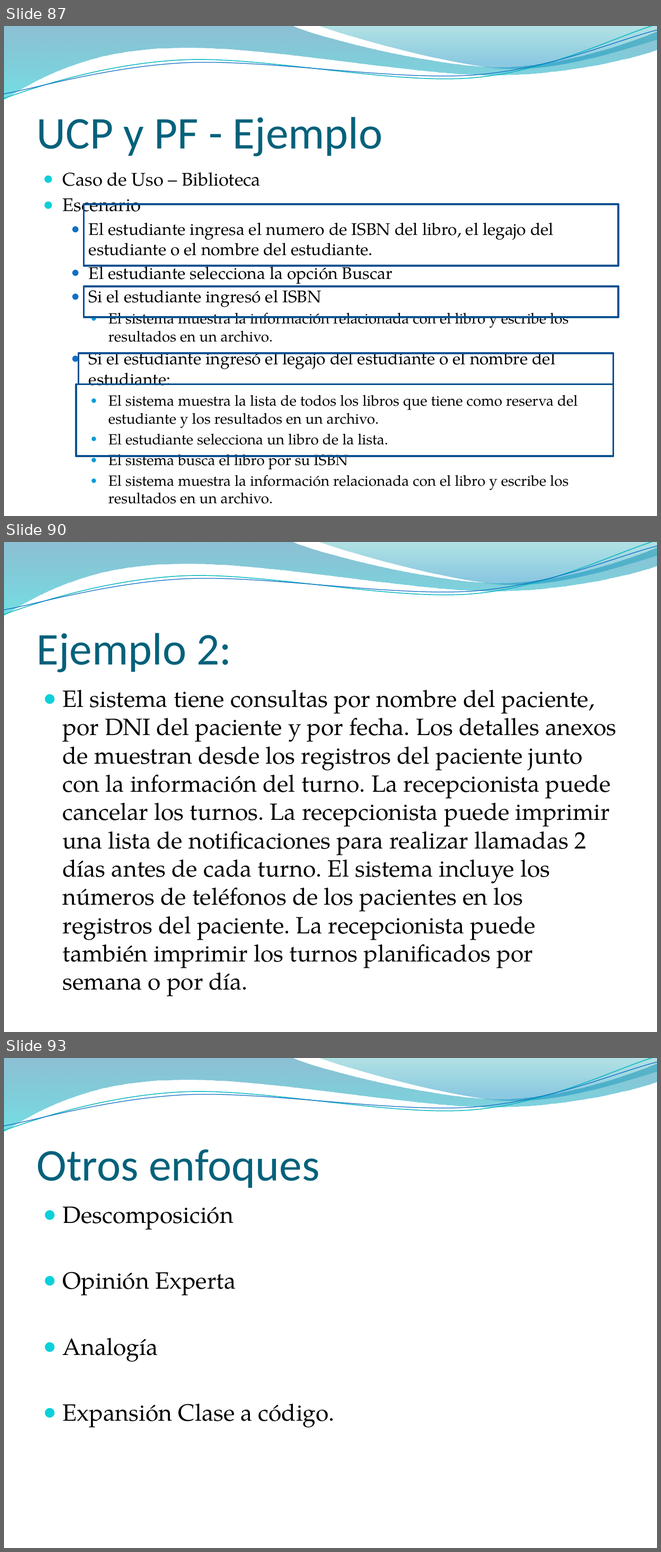
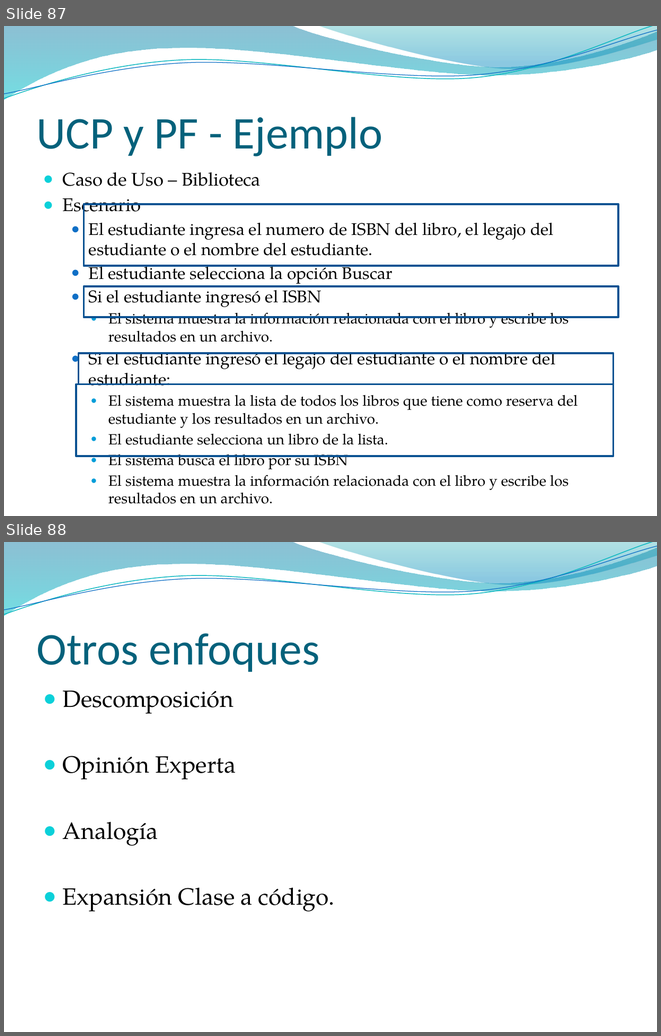
Before and after one commit to giopetterin/UADER---Metricas-de-Software, a slide deck: Presentaciones/04. Medicion de Atributos Internos del Producto.pptx. Shown one above the other, each under a label of ours: slides 87, 90 and 93 before the commit, slides 87 and 88 after it; the slides between them are not shown. The pictures are 661x1552 and 661x1036 pixels, drawn with LibreOffice and Linux fonts; fonts in the diff are those of the drawing; background and template pictures are left out. Boxes give left, top, right and bottom in pixels: in the first picture for what was removed or moved away, otherwise in the second. Text is boxed around its words. In the diff, an @@ line names an element or a change of style, - is before the commit and + after.

```diff
--- a/Presentaciones/04. Medicion de Atributos Internos del Producto.pptx
+++ b/Presentaciones/04. Medicion de Atributos Internos del Producto.pptx
@@ slide 90 removed at <box>4,542,657,1032</box>, background picture (left out); not listed: 4 template elements that a slide beside it also shows @@
@@ title removed at <box>37,633,232,672</box> @@
-Ejemplo 2:
@@ text removed at <box>63,689,616,996</box> @@
-● El sistema tiene consultas por nombre del paciente, por DNI del paciente y por fecha. Los detalles anexos de muestran desde los registros del paciente junto con la información del turno. La recepcionista puede cancelar los turnos. La recepcionista puede imprimir una lista de notificaciones para realizar llamadas 2 días antes de cada turno. El sistema incluye los números de teléfonos de los pacientes en los registros del paciente. La recepcionista puede también imprimir los turnos planificados por semana o por día.
@@ what was slide 93 is now slide 88 @@
```
Also in this commit, not shown: 4 other slides removed.
